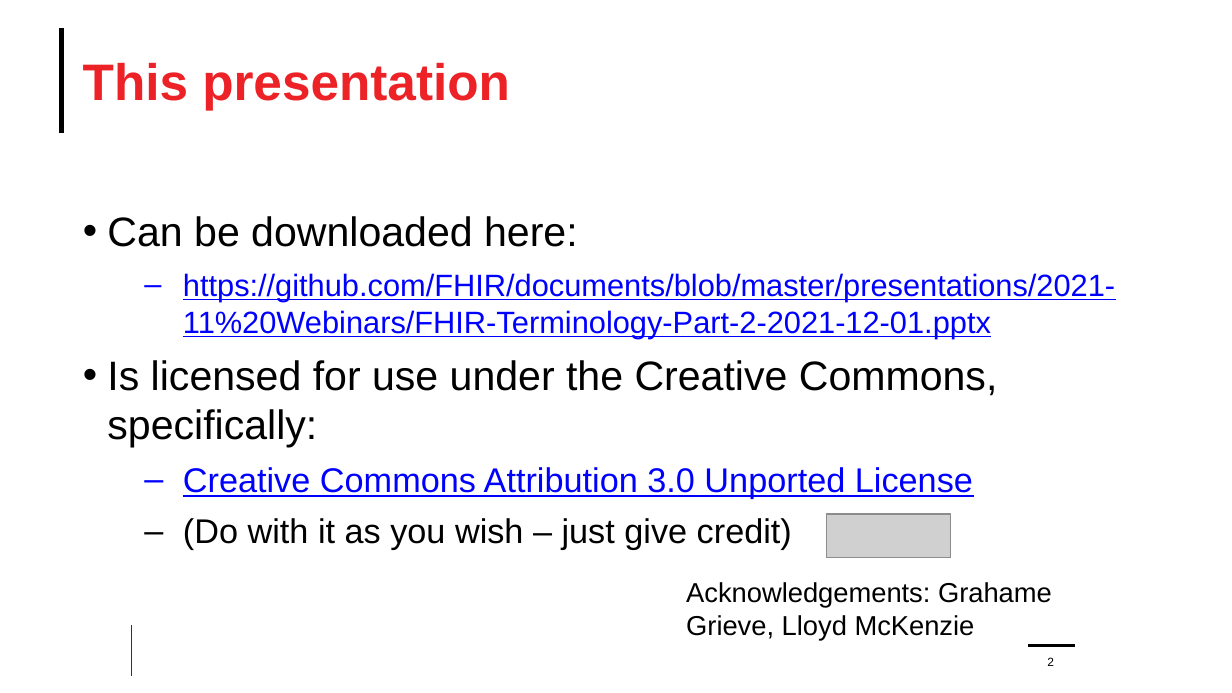
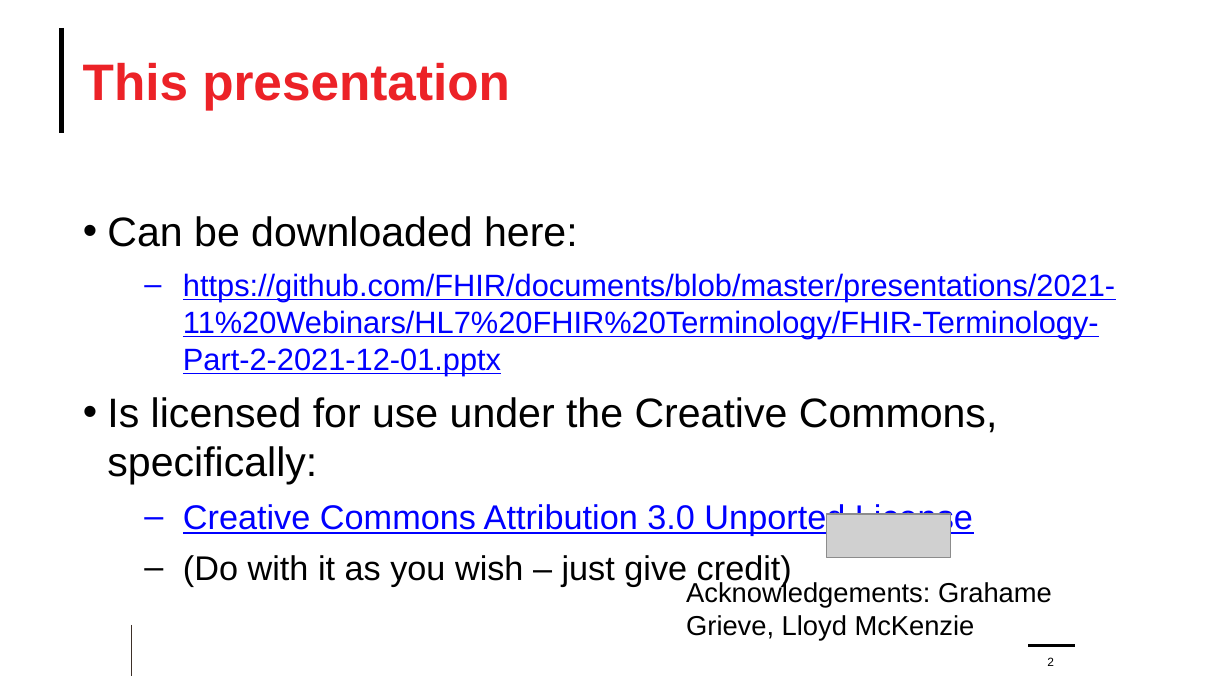
Before and after one commit to FHIR/documents, a slide deck: slide 2 of presentations/2021-11 Webinars/HL7 FHIR Terminology/FHIR-Terminology-Part-2-2021-12-02.pptx. Drawn at 1232x693 pixels with LibreOffice and Linux fonts; fonts in the diff are those of the drawing; grey boxes stand for pictures; background and template pictures are left out. Boxes give left, top, right and bottom in pixels: in the first picture for what was removed or moved away, otherwise in the second. Text is boxed around its words. In the diff, an @@ line names an element or a change of style, - is before the commit and + after.

Commit message:
Fix download urls.

```diff
--- a/presentations/2021-11 Webinars/HL7 FHIR Terminology/FHIR-Terminology-Part-2-2021-12-02.pptx
+++ b/presentations/2021-11 Webinars/HL7 FHIR Terminology/FHIR-Terminology-Part-2-2021-12-02.pptx
@@ text at [183,273,1115,375]: text changed @@
-  – https://github.com/FHIR/documents/blob/master/presentations/2021-11%20Webinars/FHIR-Terminology-Part-2-2021-12-01.pptx
+  – https://github.com/FHIR/documents/blob/master/presentations/2021-11%20Webinars/HL7%20FHIR%20Terminology/FHIR-Terminology-Part-2-2021-12-01.pptx
```
